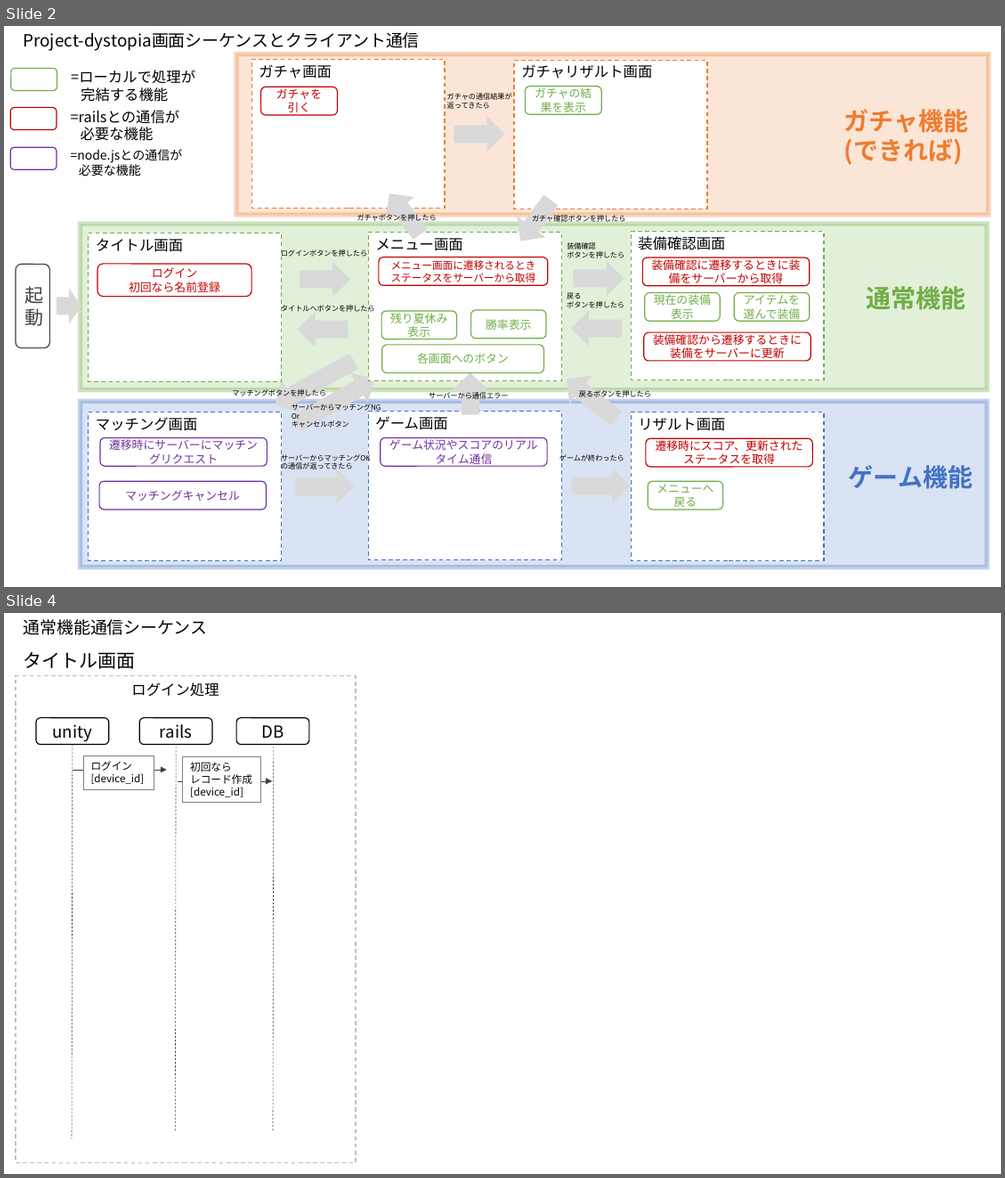
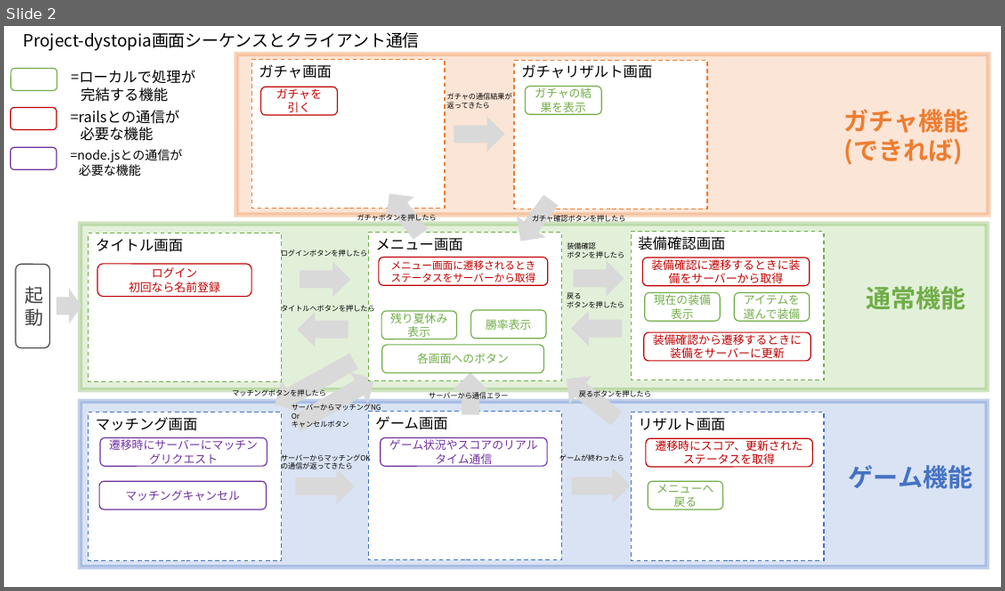
Before and after one commit to best-summer/project-dystopia, a slide deck: api-doc/design.pptx. Shown one above the other, each under a label of ours: slides 2 and 4 before the commit, slide 2 after it; the slides between them are not shown. The pictures are 1005x1178 and 1005x591 pixels, drawn with LibreOffice and Linux fonts; fonts in the diff are those of the drawing. Boxes give left, top, right and bottom in pixels: in the first picture for what was removed or moved away, otherwise in the second. Text is boxed around its words. In the diff, an @@ line names an element or a change of style, - is before the commit and + after.

```diff
--- a/api-doc/design.pptx
+++ b/api-doc/design.pptx
@@ slide 4 removed at (4, 613, 1001, 1174), background #FFFFFF @@
@@ title removed at (23, 619, 207, 635) @@
-通常機能通信シーケンス
@@ text removed at (23, 652, 135, 669) @@
-タイトル画面
@@ rectangle removed at (16, 676, 356, 1163) @@
@@ text removed at (131, 682, 218, 696) @@
-ログイン処理
@@ rounded rectangle removed at (36, 718, 109, 745) @@
-unity
@@ rounded rectangle removed at (139, 718, 212, 745) @@
-rails
@@ rounded rectangle removed at (236, 718, 309, 745) @@
-DB
@@ line removed from (73, 745) to (72, 1139) @@
@@ arrow removed from (73, 770) to (167, 770) @@
@@ rectangle removed at (83, 755, 154, 789) @@
-ログイン
-[device_id]
@@ line removed from (176, 747) to (175, 1130) @@
@@ rectangle removed at (183, 757, 260, 803) @@
-初回なら
-レコード作成
-[device_id]
@@ line removed from (274, 747) to (273, 1130) @@
@@ arrow removed from (178, 781) to (273, 781) @@
```
Also in this commit, not shown: 1 slide changed, 2 other files.
